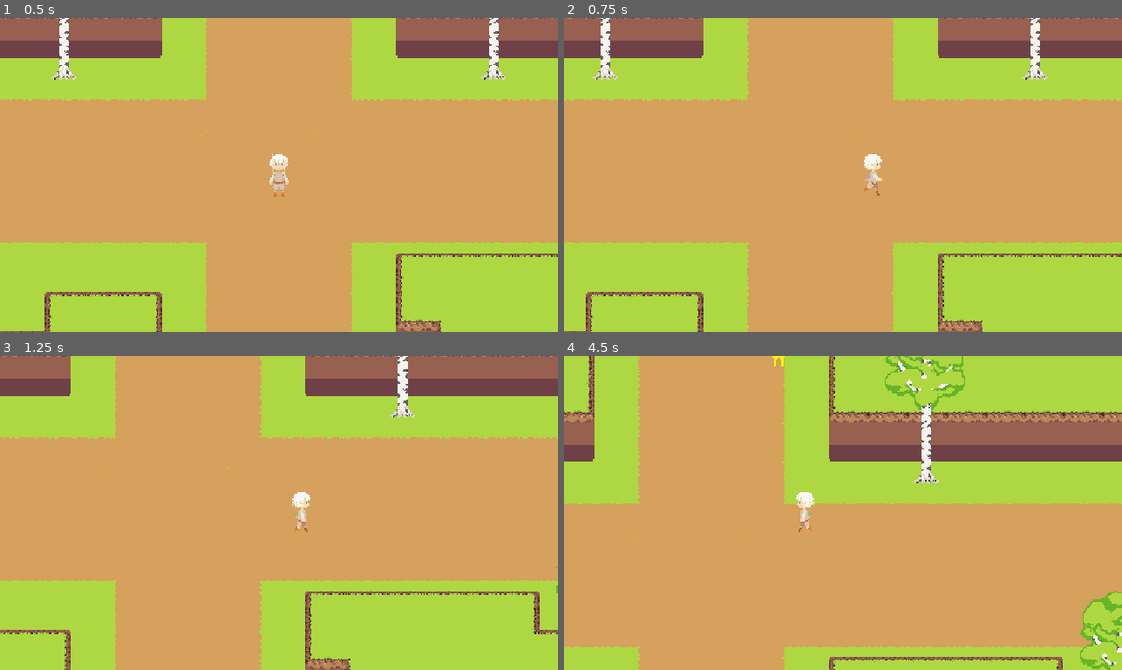
Above: before the commit, frames 1-4 (two rows, left to right).
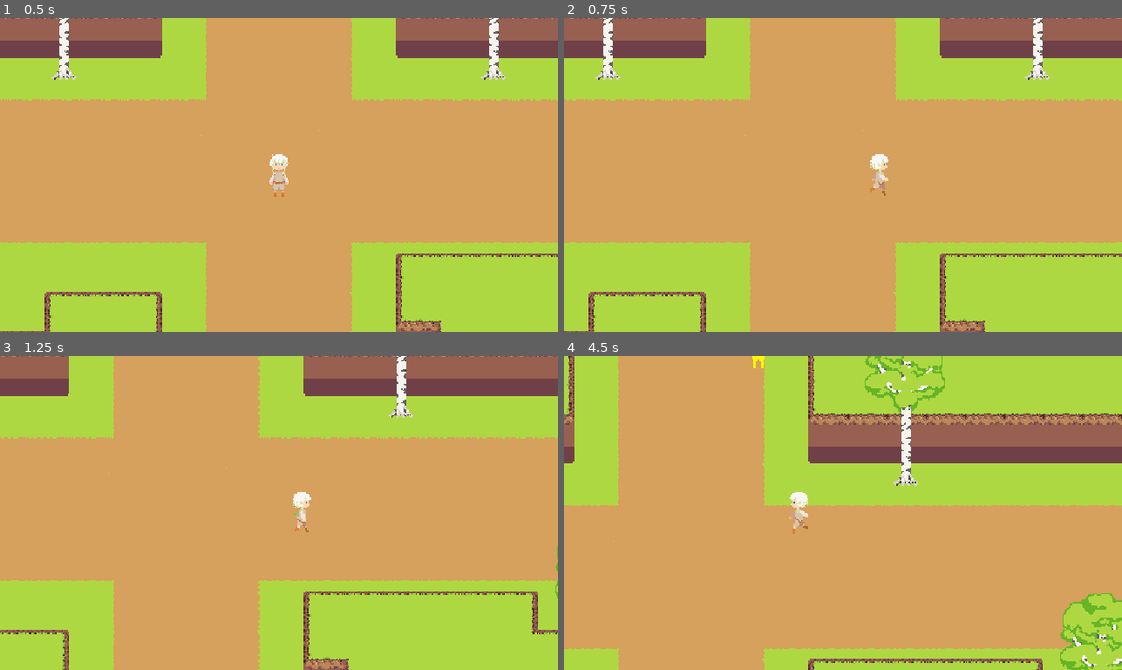
Above: after the commit, the same moments.

Repository: lantern-elf/project-next
Game: Godot game, scene res://Scenes/area_test.tscn
Same seed, same stepped clock (60 frames per second), same inputs: the game is played once before the commit and once after it.
Inputs:
- Up to frame 1 (0.5 s): no input
- Up to frame 2 (0.75 s): tap Enter at 0.5 s; hold Right (ui_right) from 0.53 s (still down); tap Ctrl (dash) at 0.6 s
- Up to frame 3 (1.25 s): keep holding Right (ui_right)
- Up to frame 4 (4.5 s): release Right (ui_right) at 1.28 s; hold Down (ui_down) 1.28-2.03 s; tap X (attack) at 1.35, 3.6 s; tap Ctrl (dash) at 1.55, 2.1, 2.85, 3.8, 4.35 s; hold Right (ui_right) 2.03-2.78 s; hold Up (ui_up) 2.78-3.53 s; hold Left (ui_left) from 3.53 s (still down)

Frame 1 is identical in both runs. In frame 2, 3.2% of the frame differs, in the area x 0-100%, y 0-100%; in frame 3, 2.1%; in frame 4, 13%.

Commit message:
update dash state

Diff:
--- a/Scripts/Components/player/player_dash.gd
+++ b/Scripts/Components/player/player_dash.gd
@@ -1,15 +1,18 @@
 extends State
 
+const DASH_TIME := 0.12
+
+var timer := 0.0
+
 func enter():
-	pass
+	timer = DASH_TIME
+	velocity_component.dash(input.get_input_direction())
 
-func update(_delta: float):
-	velocity_component.dash(input.get_input_direction())
-	Transitioned.emit(self, "idle")
-	pass
-
-func physics_update(_delta: float):
-	pass
-
-func exit():
-	pass
+func physics_update(delta):
+	timer -= delta
+	if timer <= 0:
+		velocity_component.stop_move()
+		if input.get_input_direction() == Vector2.ZERO:
+			Transitioned.emit(self,"Idle")
+		else:
+			Transitioned.emit(self,"Move")
--- a/Scripts/Components/player/player_velocity.gd
+++ b/Scripts/Components/player/player_velocity.gd
@@ -13,7 +13,7 @@
 	body.velocity = Vector2.ZERO
 
 func dash(direction: Vector2):
-	body.velocity = direction * (speed * 20)
+	body.velocity = direction * (speed * 5)
 	if body.velocity == Vector2.ZERO:
 		body.velocity = get_direction_vector() * (speed * 5)
 	await get_tree().create_timer(0.1).timeout
